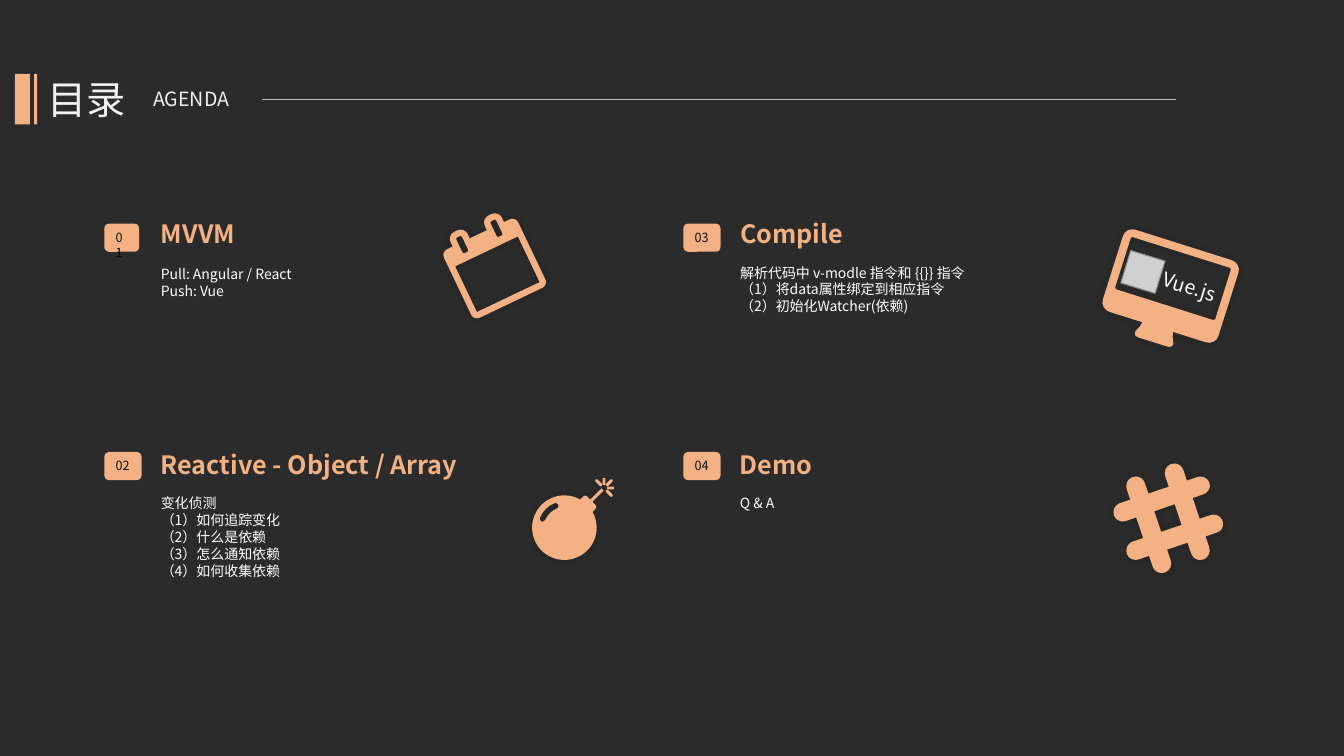
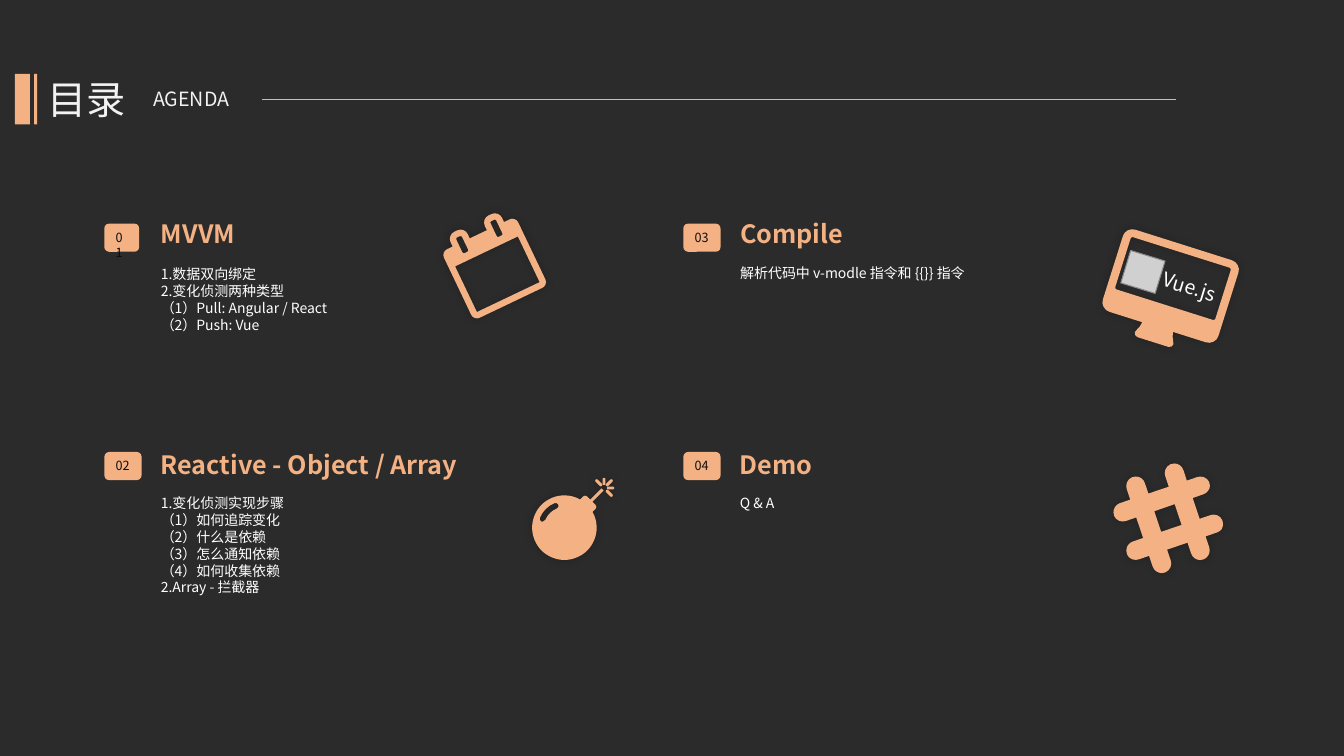
Before and after one commit to kcikkick/mvvm-demo, a slide deck: slide 3 of ppt/mvvm-demo.pptx (slide 2 before the commit). Drawn at 1344x756 pixels with LibreOffice and Linux fonts; fonts in the diff are those of the drawing; grey boxes stand for pictures; background and template pictures are left out; a plain dark background stands for a picture behind light text. Boxes give left, top, right and bottom in pixels: in the first picture for what was removed or moved away, otherwise in the second. Text is boxed around its words. In the diff, an @@ line names an element or a change of style, - is before the commit and + after.

```diff
--- a/ppt/mvvm-demo.pptx
+++ b/ppt/mvvm-demo.pptx
@@ text at (161,267,327,331): text changed @@
-Pull: Angular / React
-Push: Vue
+1.数据双向绑定
+2.变化侦测两种类型
+（1）Pull: Angular / React
+（2）Push: Vue
@@ text at (740,282,944,314): paragraphs removed @@
-（1）将data属性绑定到相应指令
-（2）初始化Watcher(依赖)
@@ text at (161,496,284,509): text changed @@
-变化侦测
+1.变化侦测实现步骤
@@ text at (161,580,260,596): paragraph added @@
+2.Array - 拦截器
```
Also in this commit, not shown: 18 other slides changed, 4 slides added, 4 slides removed, 1 other file.
